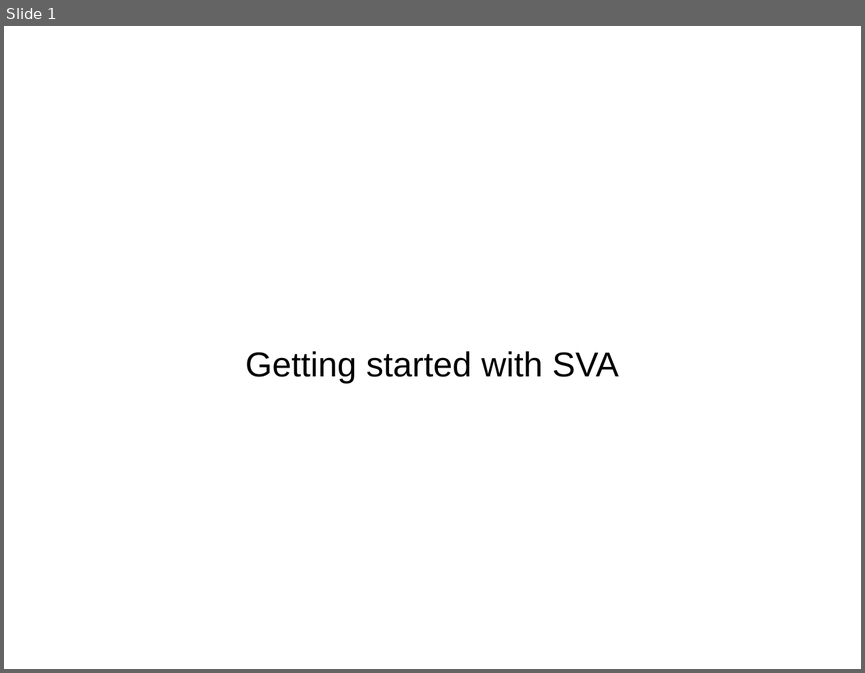
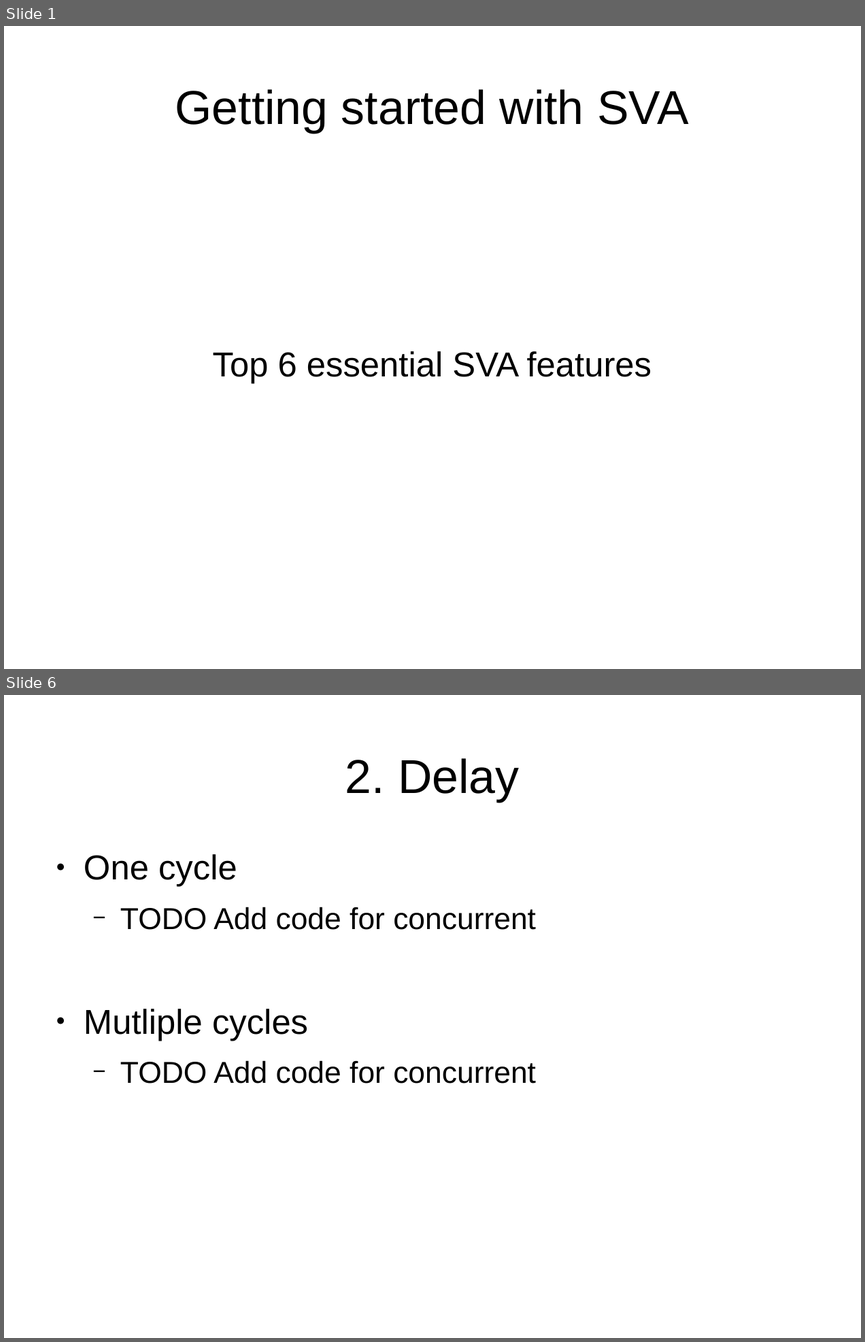
Before and after one commit to verification-gentleman-blog/getting-started-with-sva, a slide deck: presentation.odp. Shown one above the other, each under a label of ours: slide 1 before the commit, slides 1 and 6 after it; the slides between them are not shown. The pictures are 865x673 and 865x1342 pixels, drawn with LibreOffice and Linux fonts; fonts in the diff are those of the drawing. Boxes give left, top, right and bottom in pixels: in the first picture for what was removed or moved away, otherwise in the second. Text is boxed around its words. In the diff, an @@ line names an element or a change of style, - is before the commit and + after.

```diff
--- a/presentation.odp
+++ b/presentation.odp
@@ slide 6 added at [4,695,861,1338], background #FFFFFF @@
@@ title added at [345,758,519,802], 44 pt, text #000000 @@
+2. Delay
@@ text added at [84,854,536,1083], 28 pt, text #000000 @@
+● One cycle
+  − TODO Add code for concurrent
+● Mutliple cycles
+  − TODO Add code for concurrent
@@ slide 1 changed as well @@
@@ title "Getting started with SVA": place and size @@
-title "Getting started with SVA" at [245,351,619,384]
+title "Getting started with SVA" at [175,89,688,133]
@@ title "Getting started with SVA" at [175,89,688,133]: size 32 to 44 pt @@
@@ subtitle added at [213,351,651,384], 32 pt, text #000000 @@
+Top 6 essential SVA features
```
Also in this commit, not shown: 18 other slides added, 2 slides removed.
